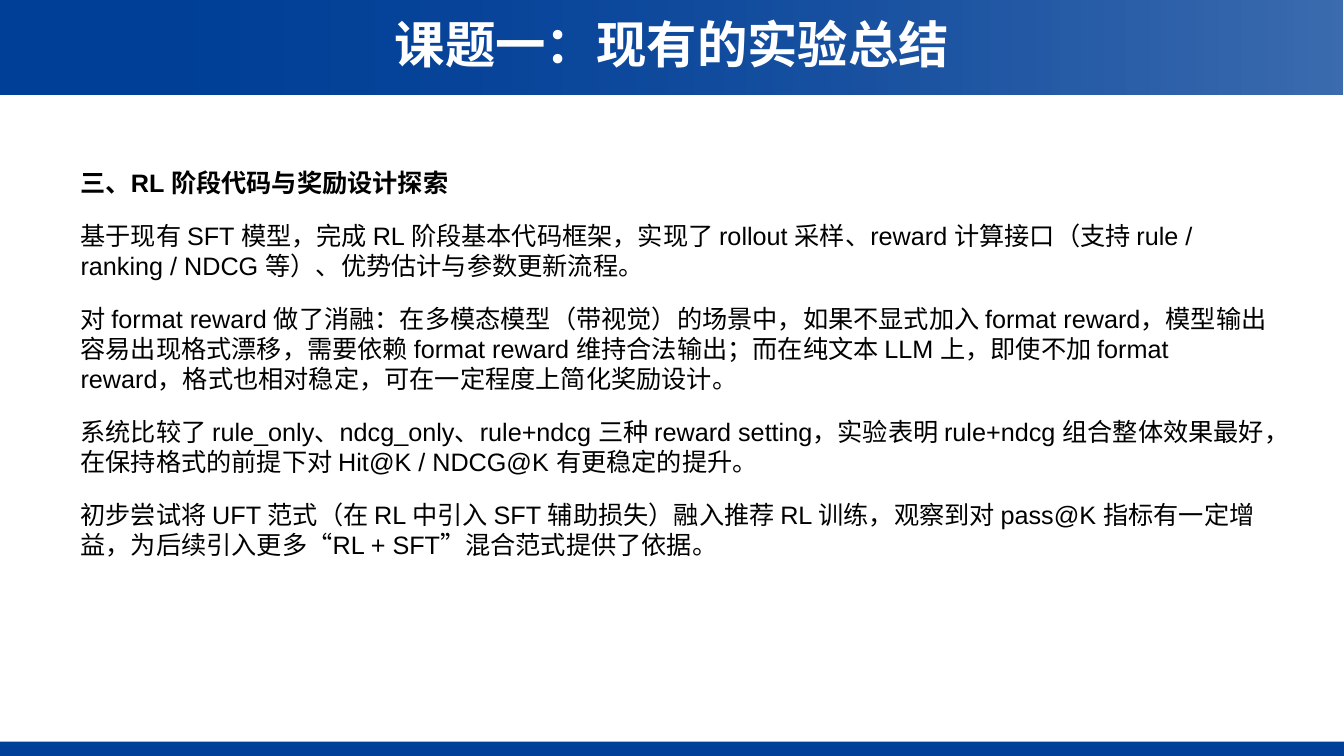
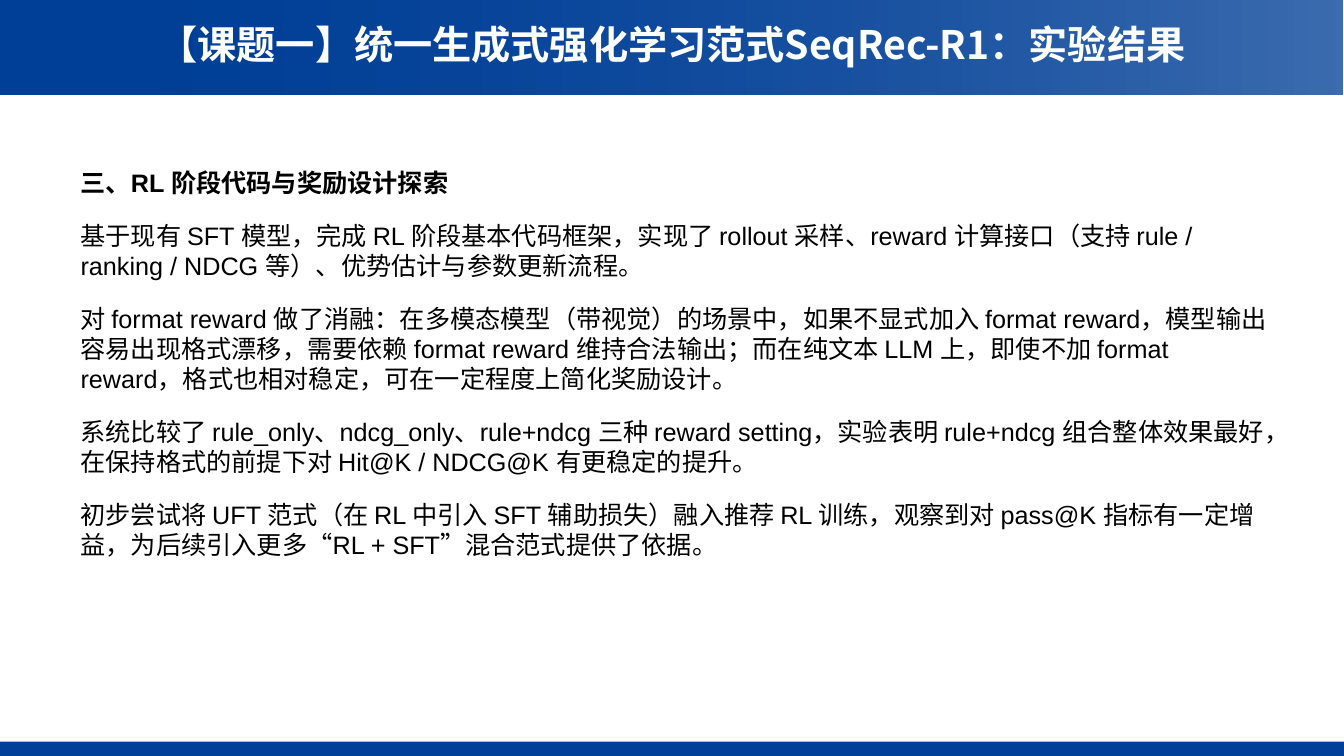
Before and after one commit to WncFht/GRec_public, a slide deck: slide 14 of 中期汇报.pptx (slide 13 before the commit). Drawn at 1344x756 pixels with LibreOffice and Linux fonts; fonts in the diff are those of the drawing; background and template pictures are left out. Boxes give left, top, right and bottom in pixels: in the first picture for what was removed or moved away, otherwise in the second. Text is boxed around its words. In the diff, an @@ line names an element or a change of style, - is before the commit and + after.

```diff
--- a/中期汇报.pptx
+++ b/中期汇报.pptx
@@ text at [159,25,1186,68]: text changed; size 36 to 28 pt @@
-课题一：现有的实验总结
+【课题一】统一生成式强化学习范式SeqRec-R1：实验结果
```
Also in this commit, not shown: 5 other slides changed, 14 slides added, 27 slides removed.
